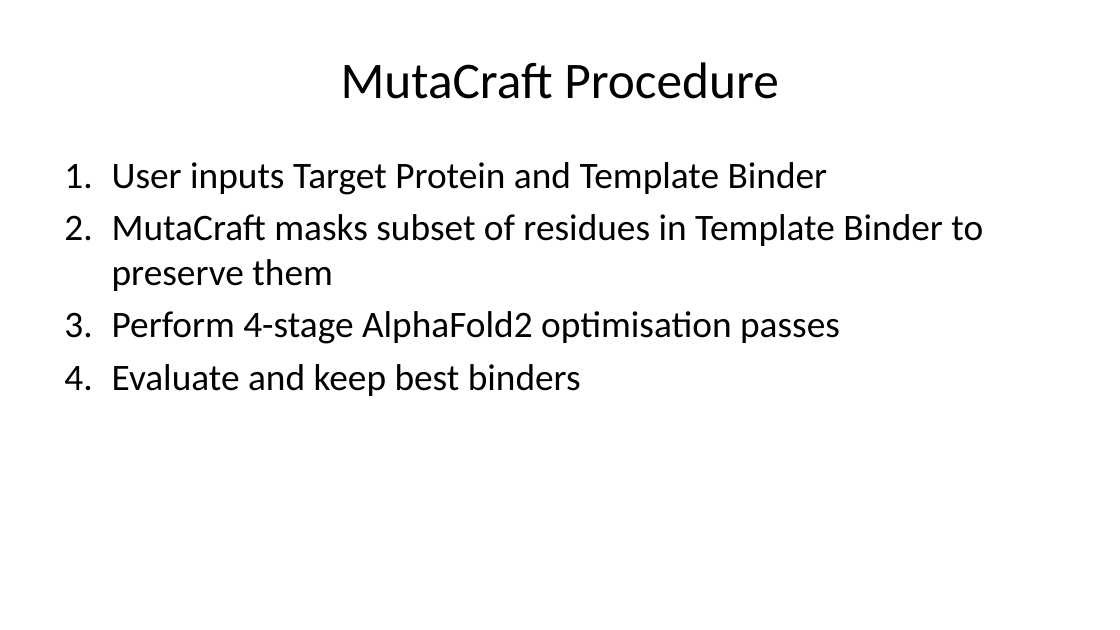
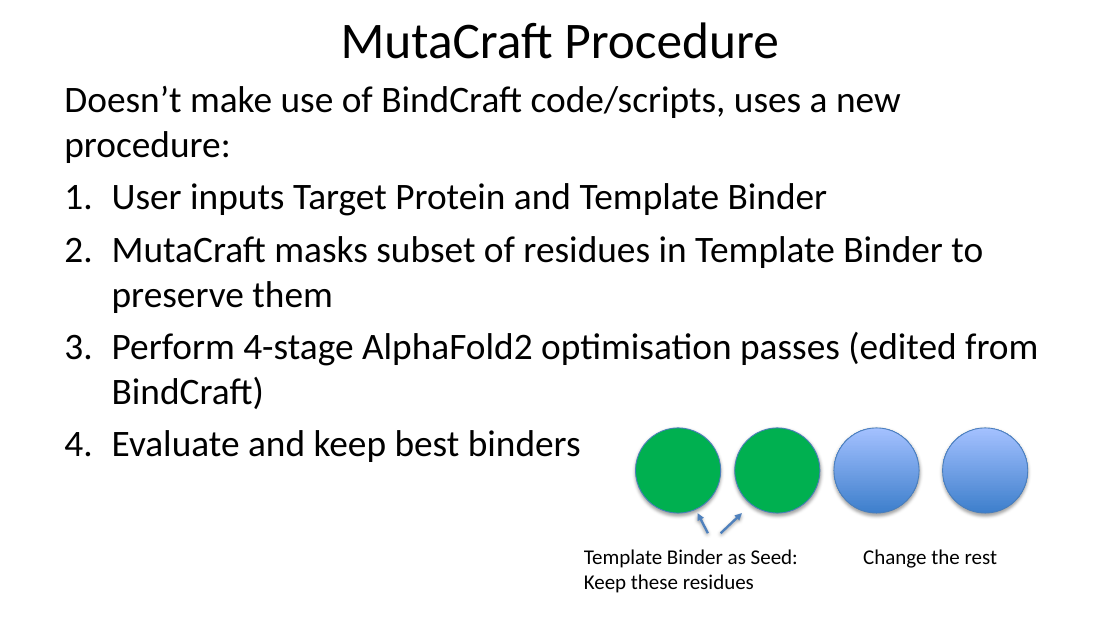
Before and after one commit to kaylertee/ActiveTargeting, a slide deck: slide 3 of Presentations/MutaCraft Presentation.pptx. Drawn at 1120x630 pixels with LibreOffice and Linux fonts; fonts in the diff are those of the drawing. Boxes give left, top, right and bottom in pixels: in the first picture for what was removed or moved away, otherwise in the second. Text is boxed around its words. In the diff, an @@ line names an element or a change of style, - is before the commit and + after.

```diff
--- a/Presentations/MutaCraft Presentation.pptx
+++ b/Presentations/MutaCraft Presentation.pptx
@@ title "MutaCraft Procedure": place and size @@
-title "MutaCraft Procedure" at [341, 62, 778, 99]
+title "MutaCraft Procedure" at [341, 22, 778, 59]
@@ text "Doesn’t make use of BindCraft ...": place and size @@
-text "Doesn’t make use of BindCraft ..." at [112, 162, 983, 396]
+text "Doesn’t make use of BindCraft ..." at [64, 86, 1038, 462]
@@ text at [64, 86, 901, 163]: paragraph added @@
+Doesn’t make use of BindCraft code/scripts, uses a new procedure:
@@ text at [112, 332, 1038, 409]: text changed @@
-3. Perform 4-stage AlphaFold2 optimisation passes
+3. Perform 4-stage AlphaFold2 optimisation passes (edited from BindCraft)
@@ ellipse added at [636, 428, 721, 513], fill #00B050, outline #4B7EBC 0.75 pt @@
@@ ellipse added at [735, 428, 820, 513], fill #00B050, outline #4B7EBC 0.75 pt @@
@@ ellipse added at [834, 428, 919, 513], fill gradient #3F80CE to #A4C4FF, outline #4B7EBC 0.75 pt @@
@@ ellipse added at [943, 428, 1028, 513], fill gradient #3F80CE to #A4C4FF, outline #4B7EBC 0.75 pt @@
@@ arrow added from (708, 534) to (697, 513), #4F81BD 2 pt @@
@@ arrow added from (721, 534) to (742, 513), #4F81BD 2 pt @@
@@ text added at [584, 549, 798, 593], 18 pt, text #000000 @@
+Template Binder as Seed: Keep these residues
@@ text added at [863, 549, 997, 568], 18 pt, text #000000 @@
+Change the rest
```
Also in this commit, not shown: 13 other slides changed, 2 slides added, 2 slides removed.
